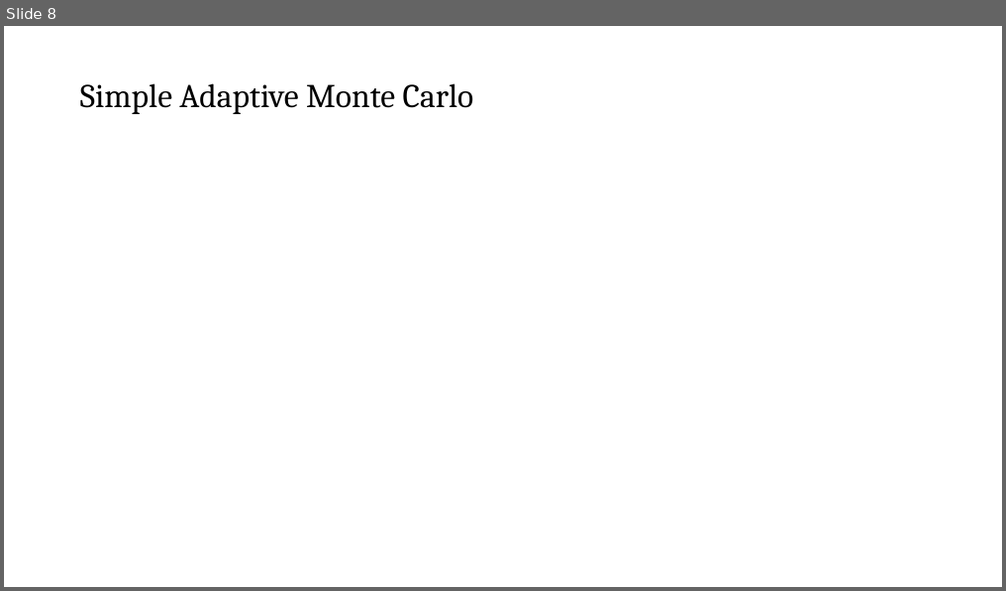
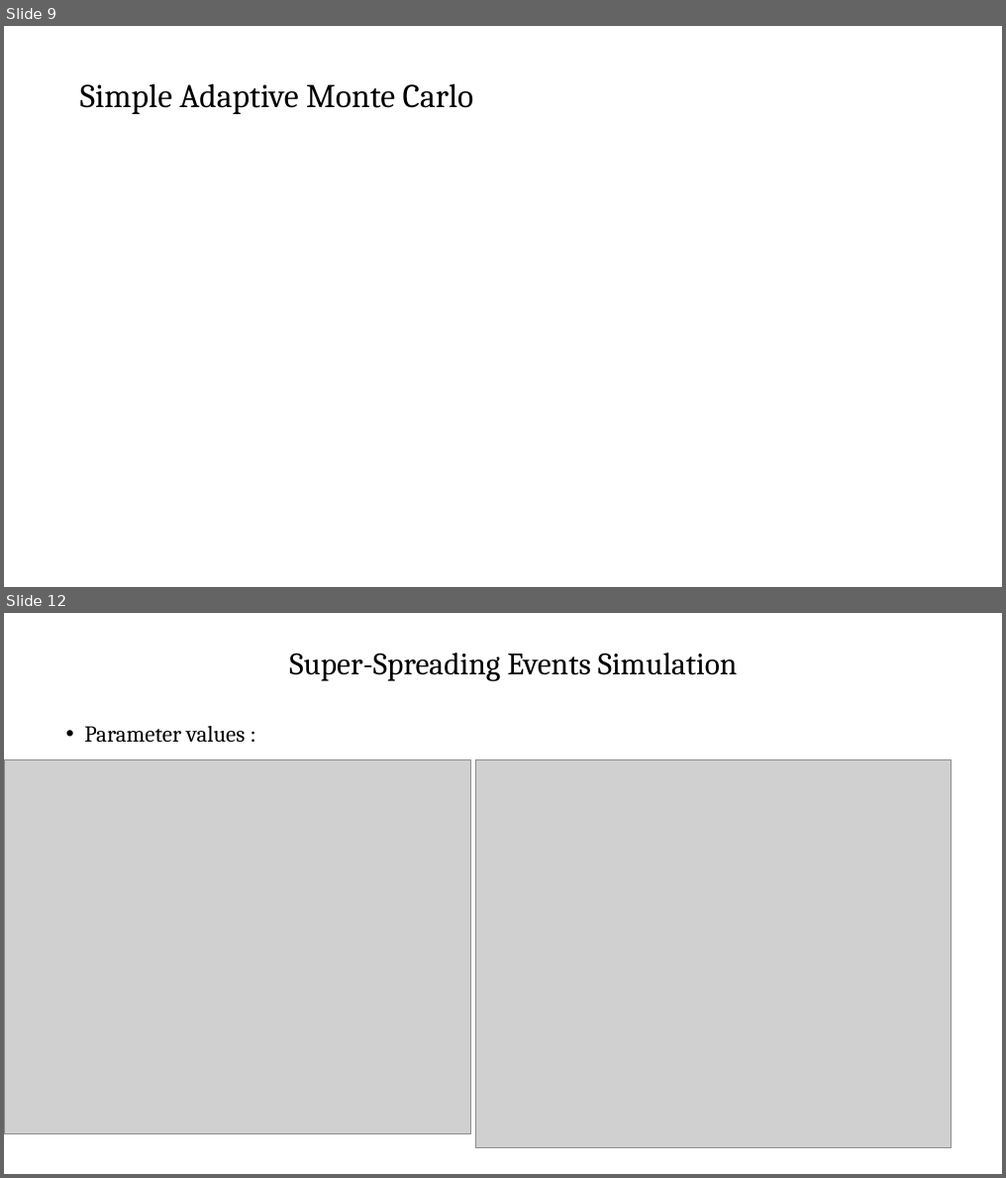
Before and after one commit to hanmacrad2/epidemic_modelling, a slide deck: Mathematical_Models/cdt_presentation_thurs_july_8th.pptx. Shown one above the other, each under a label of ours: slide 8 before the commit, slides 9 and 12 after it; the slides between them are not shown. The pictures are 1006x591 and 1006x1178 pixels, drawn with LibreOffice and Linux fonts; fonts in the diff are those of the drawing; grey boxes stand for pictures. Boxes give left, top, right and bottom in pixels: in the first picture for what was removed or moved away, otherwise in the second. Text is boxed around its words. In the diff, an @@ line names an element or a change of style, - is before the commit and + after.

```diff
--- a/Mathematical_Models/cdt_presentation_thurs_july_8th.pptx
+++ b/Mathematical_Models/cdt_presentation_thurs_july_8th.pptx
@@ slide 12 added at (x1=4, y1=613, x2=1002, y2=1174), background #FFFFFF @@
@@ title added at (x1=289, y1=653, x2=738, y2=681), 30 pt, text #000000 @@
+Super-Spreading Events Simulation
@@ text added at (x1=84, y1=726, x2=245, y2=743), 22 pt, text #000000 @@
+• Parameter values :
@@ picture added at (x1=4, y1=761, x2=470, y2=1135) @@
@@ picture added at (x1=475, y1=761, x2=951, y2=1149) @@
@@ what was slide 8 is now slide 9 @@
```
Also in this commit, not shown: 8 slides changed, 2 other slides added, 2 slides removed, 3 other files.
